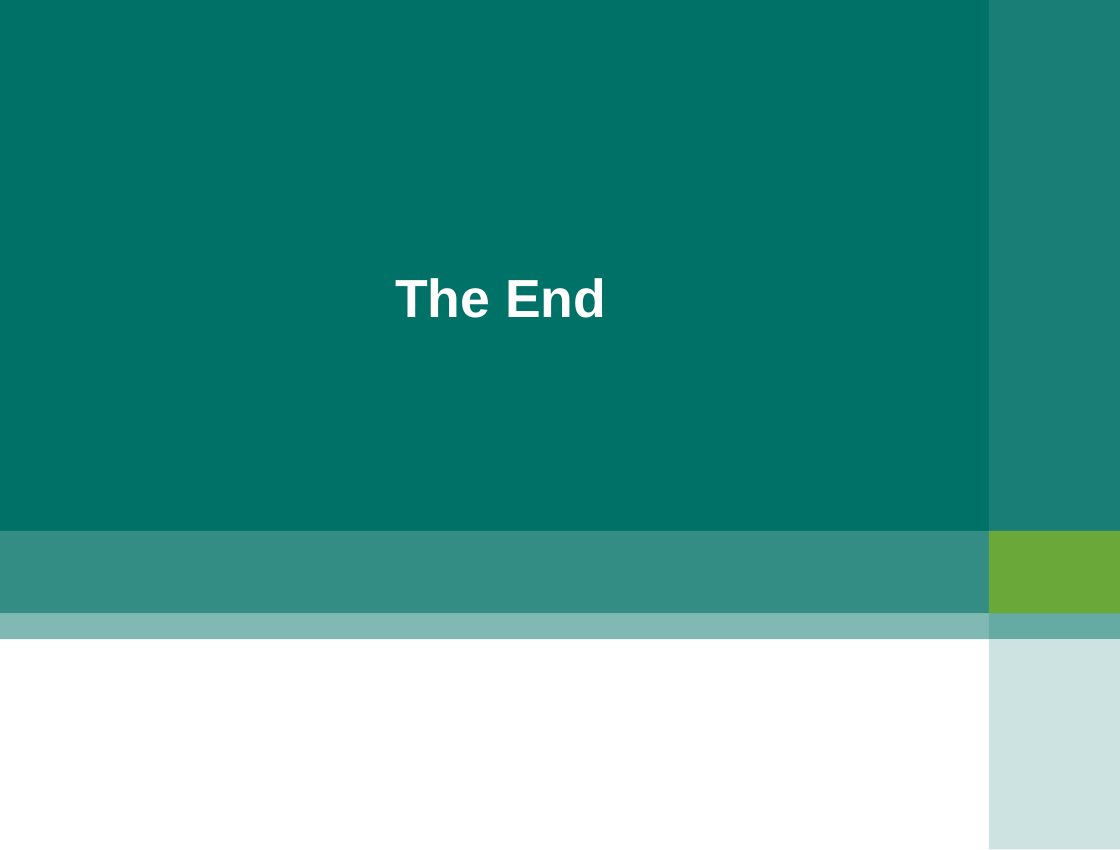
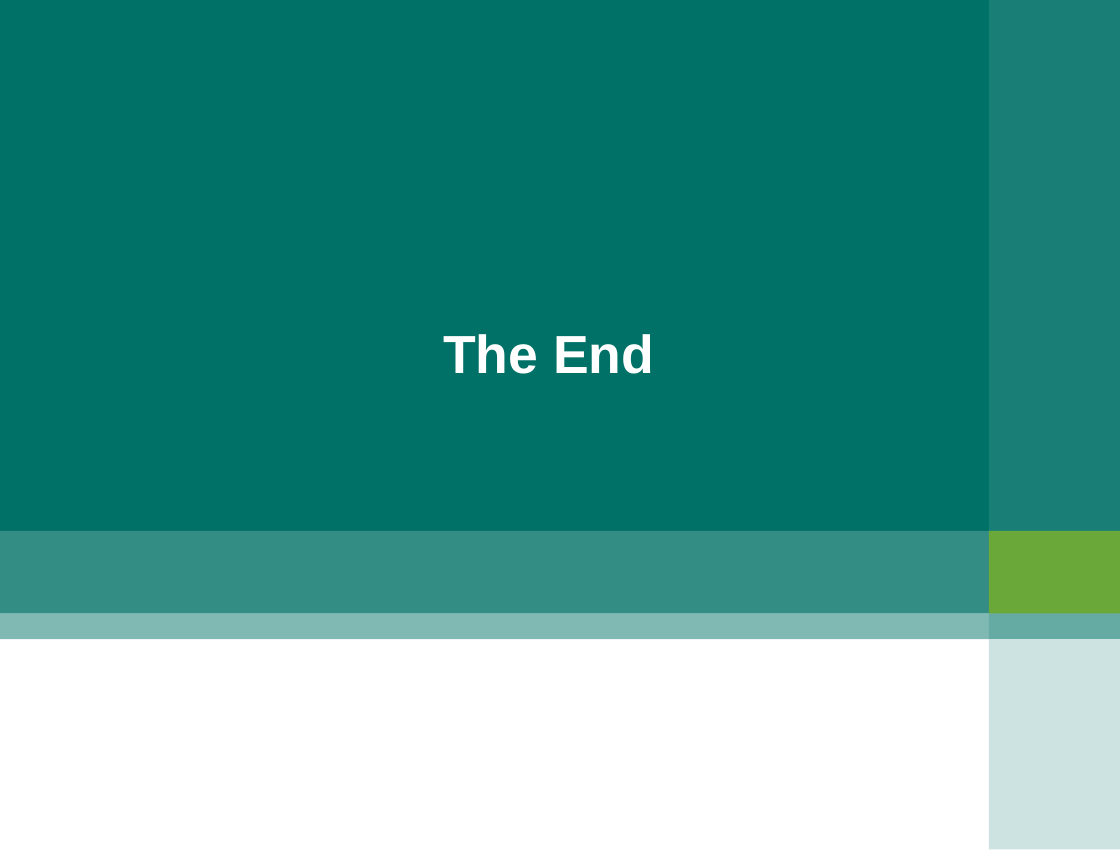
Before and after one commit to shaven105/duh, a slide deck: slide 35 of DevOps期末報告陸冠綸z00045984.pptx (slide 31 before the commit). Drawn at 1120x850 pixels with LibreOffice and Linux fonts; fonts in the diff are those of the drawing; background and template pictures are left out. Boxes give left, top, right and bottom in pixels: in the first picture for what was removed or moved away, otherwise in the second. Text is boxed around its words. In the diff, an @@ line names an element or a change of style, - is before the commit and + after.

```diff
--- a/DevOps期末報告陸冠綸z00045984.pptx
+++ b/DevOps期末報告陸冠綸z00045984.pptx
@@ title "The End": place and size @@
-title "The End" at [395,278,606,318]
+title "The End" at [443,334,654,374]
```
Also in this commit, not shown: 8 other slides changed, 9 slides added, 5 slides removed, 3 other files.
